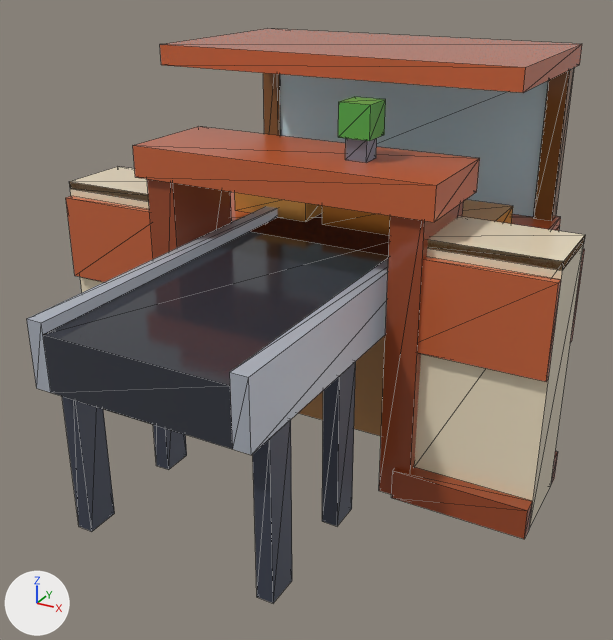
One commit to the glTF model assets/managed-models/bakery-interior/counter-exit/counter-exit.glb: the scene before it, then after it.
Both versions are drawn from a 50 mm camera at (0.747, -1.336, 0.939) aimed at (0.029, -0.031, 0.286). Lighting does not change. The marker at lower left points along +X, +Y and +Z. The older version comes first. Mesh edges are drawn as thin lines. Vertices at exactly the same position are counted once.

In view in the first picture: 'counter-exit'.
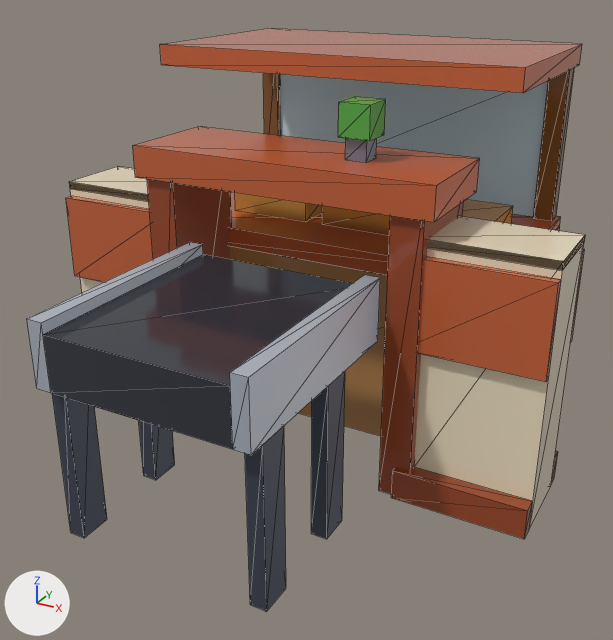
Pixel boxes [x1, y1, x2, y2] of what changed, in the pictures (613 x 640 px; the box of a moved part takes in the faces that stretch with it):
'counter-exit', reshaped: before [27, 28, 585, 603]; after [27, 28, 585, 611]
part 1 of me_counter_exit, moved or reshaped: before [62, 396, 115, 531]; after [52, 393, 107, 538]
part 2 of me_counter_exit, moved or reshaped: before [253, 420, 292, 603]; after [245, 426, 286, 611]
part 3 of me_counter_exit, moved or reshaped: before [153, 425, 187, 470]; after [139, 420, 175, 480]
part 4 of me_counter_exit, moved or reshaped: before [322, 361, 356, 526]; after [311, 371, 345, 539]
part 5 of me_counter_exit, moved or reshaped: before [27, 206, 389, 455]; after [27, 242, 380, 455]

The change in detail:
me_counter_exit is used by ob_counter_exit; location (0.0, 0.0, 0.0).
me_counter_exit had 268 vertices, 428 faces and spanned x -0.5..0.5, y -0.5..0.5, z 0.0..0.76.
me_counter_exit now has 252 vertices, 404 faces and spans x -0.5..0.5, y -0.5..0.5, z 0.0..0.76.
me_counter_exit part 1: the loose piece of 8 vertices spanning x -0.2..-0.17, y -0.45..-0.39, z 0.0..0.3 is moved by (0.0, -0.02, 0.0).
me_counter_exit part 2: the loose piece of 8 vertices spanning x 0.17..0.2, y -0.45..-0.39, z 0.0..0.3 is moved by (0.0, -0.02, 0.0).
me_counter_exit part 3: the loose piece of 8 vertices spanning x -0.2..-0.17, y -0.23..-0.17, z 0.0..0.3 is moved by (0.0, -0.04, 0.0).
me_counter_exit part 4: the loose piece of 8 vertices spanning x 0.17..0.2, y -0.23..-0.17, z 0.0..0.3 is moved by (0.0, -0.04, 0.0).
Part 5, on me_counter_exit:
10 vertices are removed from x -0.2..0.2, y 0.3, z 0.3..0.42.
30 faces are deleted.
10 new vertices lie (0.0, 0.42, 0.0) away from vertices in x -0.2..0.2, y -0.5, z 0.3..0.42.
30 new faces join them.
Other edits to the shape of me_counter_exit do not show in these pictures.
